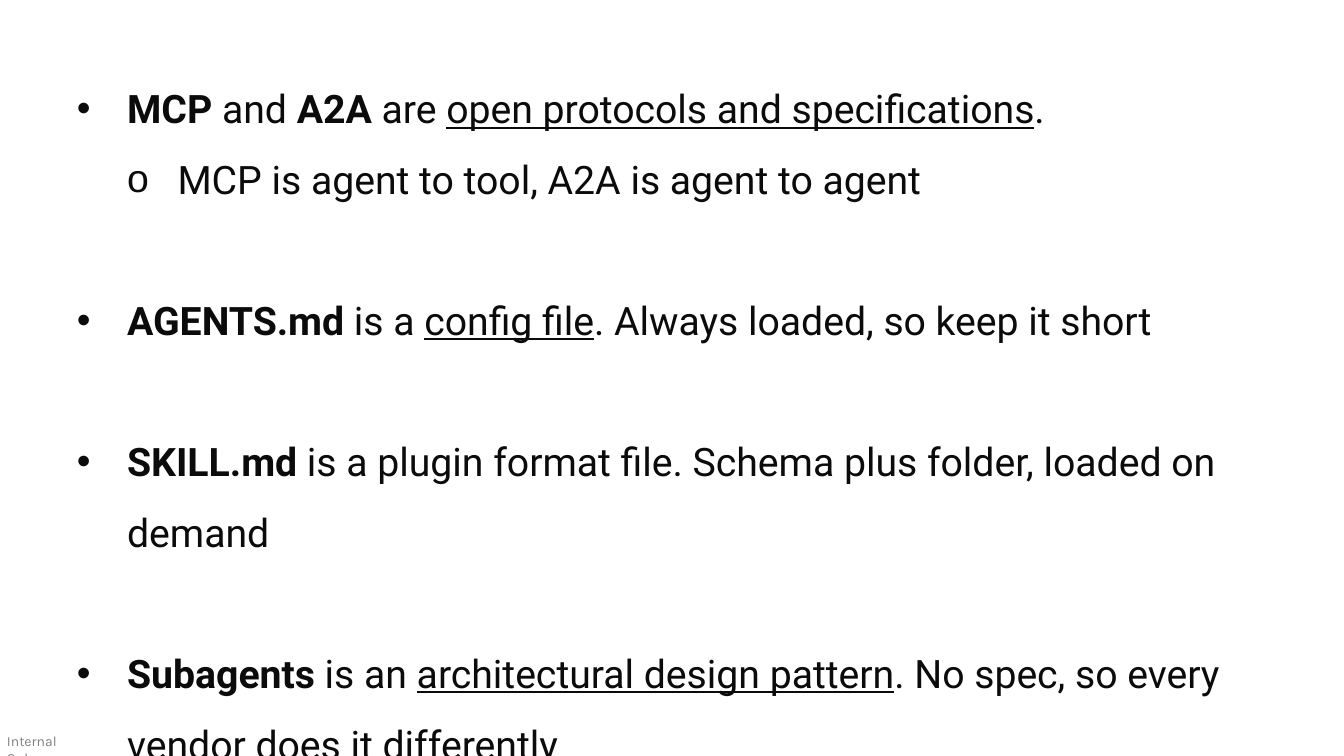
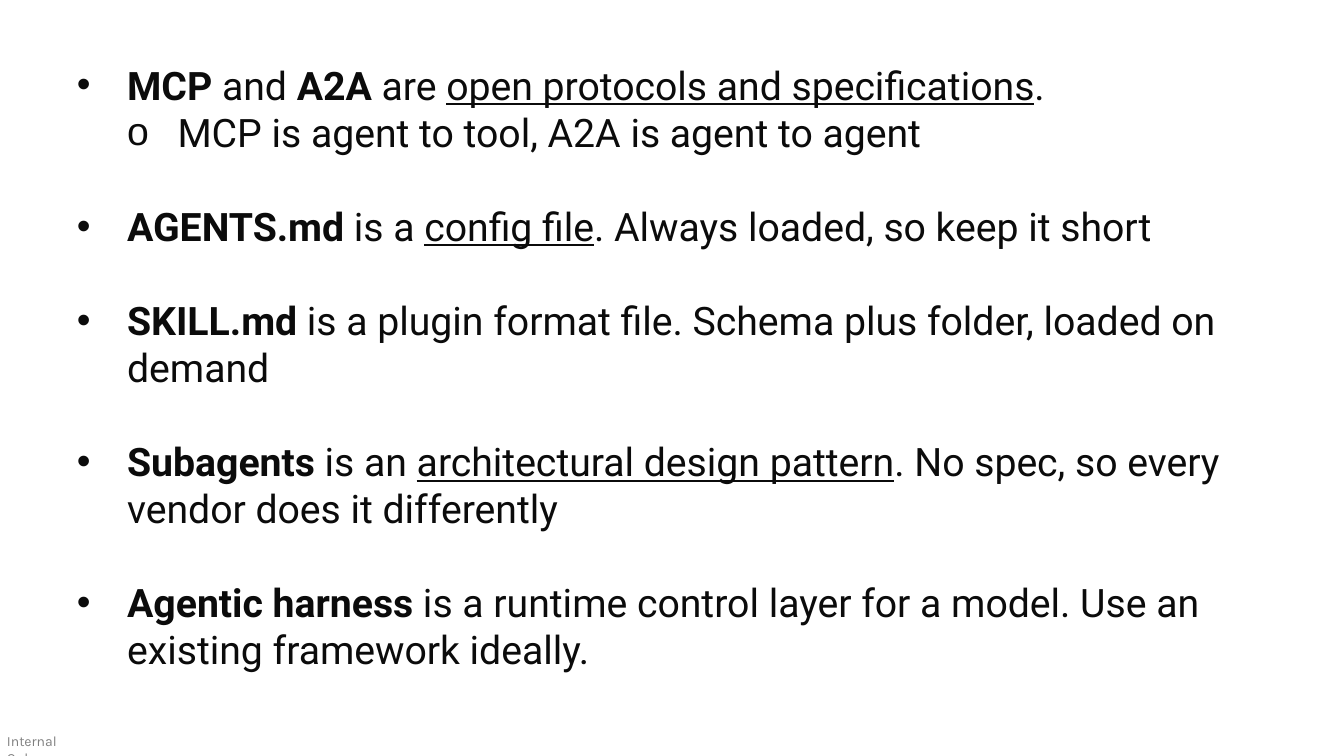
Before and after one commit to devlinduldulao/agents-and-skill-demo, a slide deck: slide 19 of ai-agent-terms-full-talk.pptx. Drawn at 1344x756 pixels with LibreOffice and Linux fonts; fonts in the diff are those of the drawing. Boxes give left, top, right and bottom in pixels: in the first picture for what was removed or moved away, otherwise in the second. Text is boxed around its words. In the diff, an @@ line names an element or a change of style, - is before the commit and + after.

```diff
--- a/ai-agent-terms-full-talk.pptx
+++ b/ai-agent-terms-full-talk.pptx
@@ text at <box>127,70,1219,532</box>: line spacing 1.5 to 1 @@
@@ text at <box>127,587,1199,626</box>: paragraph added @@
+• Agentic harness is a runtime control layer for a model. Use an existing framework ideally.
```
Also in this commit, not shown: 2 other slides changed, 1 slide removed.
